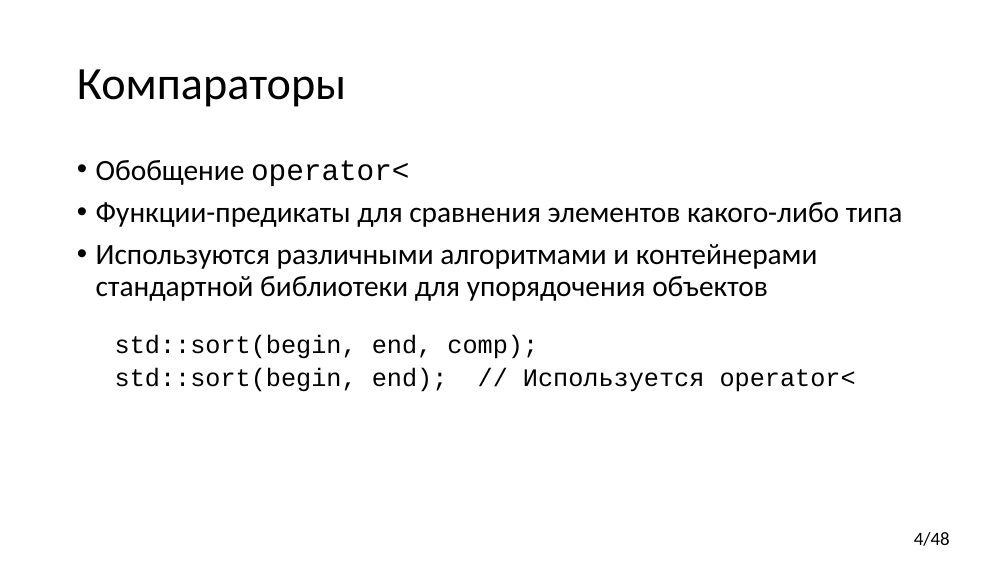
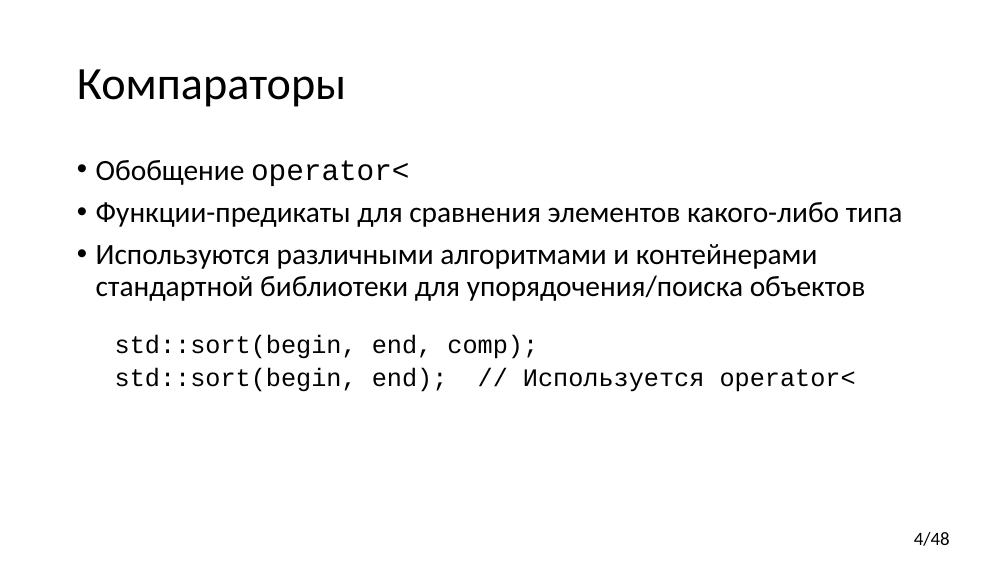
Before and after one commit to yugr/CppRussia, a slide deck: slide 4 of 2023/RU.pptx. Drawn at 1008x567 pixels with LibreOffice and Linux fonts; fonts in the diff are those of the drawing. Boxes give left, top, right and bottom in pixels: in the first picture for what was removed or moved away, otherwise in the second. Text is boxed around its words. In the diff, an @@ line names an element or a change of style, - is before the commit and + after.

Commit message:
Minor fixes.

```diff
--- a/2023/RU.pptx
+++ b/2023/RU.pptx
@@ text at (96, 244, 866, 301): text changed @@
-• Используются различными алгоритмами и контейнерами стандартной библиотеки для упорядочения объектов
+• Используются различными алгоритмами и контейнерами стандартной библиотеки для упорядочения/поиска объектов
```
Also in this commit, not shown: 1 other slide changed.
